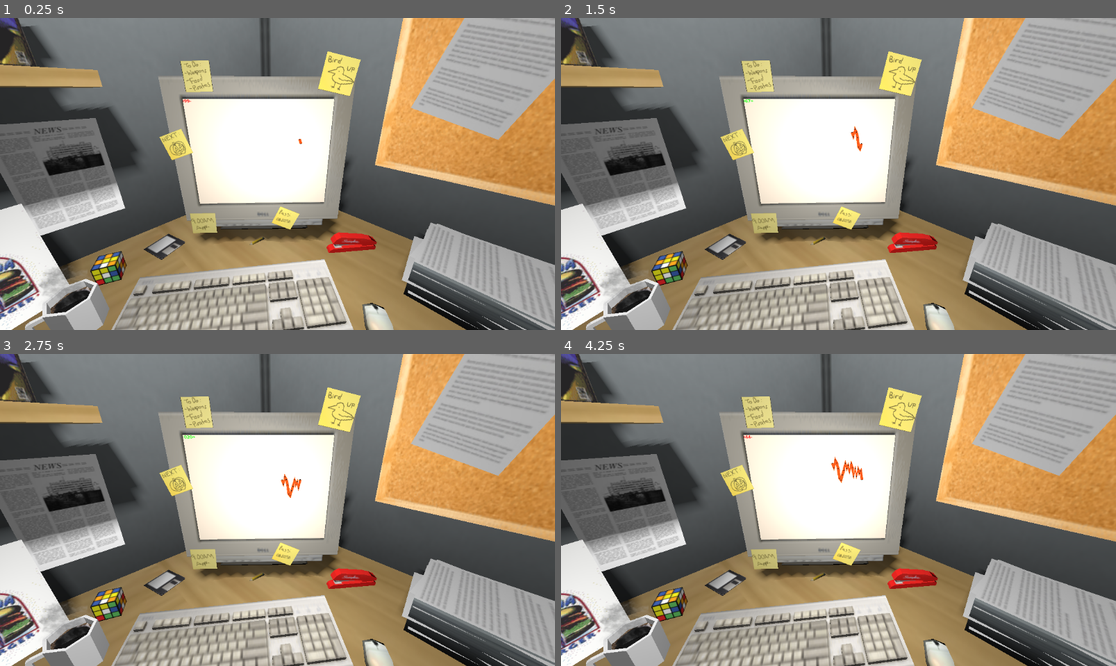
Above: before the commit, frames 1-4 (two rows, left to right).
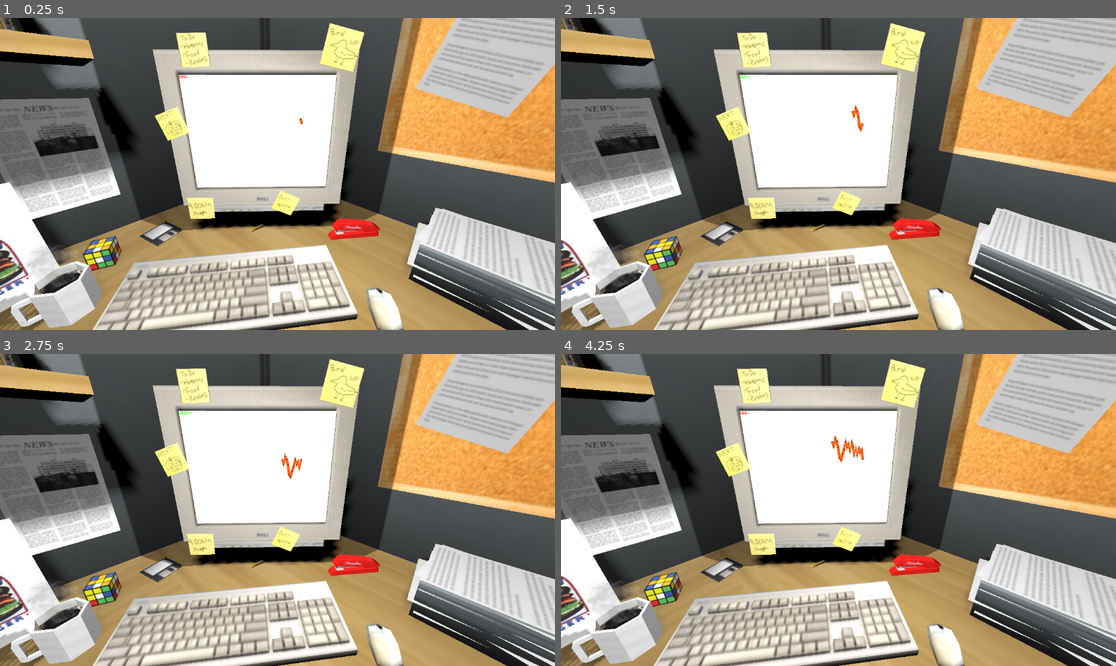
Above: after the commit, the same moments.

Repository: SamuelEdmondson/stock_bubble
Game: Godot game, scene res://scenes/main.tscn
The game is run twice, just before and just after one commit, with the same random seed, the same clock (stepped at 60 frames per second) and the same inputs.
Inputs:
- Up to frame 1 (0.25 s): no input
- Up to frame 2 (1.5 s): tap Enter at 0.5 s
- Up to frame 3 (2.75 s): no input
- Up to frame 4 (4.25 s): no input

The runs differ from the first frame. In frame 1, 74% of the frame differs, in the area x 0-100%, y 0-100%; in frame 2, 75%; in frame 3, 75%; in frame 4, 75%.

Commit message:
fine tune lighting to be a little better

Diff:
--- a/scenes/ceiling_light.tscn
+++ b/scenes/ceiling_light.tscn
@@ -10,7 +10,6 @@
 
 [node name="SpotLight3D" type="SpotLight3D" parent="Sketchfab_model/CeilingLight01_high_fbx/RootNode/CeilingLight" index="4"]
 transform = Transform3D(1, 1.81613e-08, -1.72938e-07, -1.81613e-08, -0.978184, -0.207741, -1.72938e-07, 0.207741, -0.978184, 2.01001e-08, -3.74585e-08, 0.229918)
-visible = false
 light_energy = 0.05
 shadow_enabled = true
 
--- a/scenes/cubicle.tscn
+++ b/scenes/cubicle.tscn
@@ -26,6 +26,8 @@
 light_energy = 0.105
 light_indirect_energy = 4.68
 light_volumetric_fog_energy = 0.0
+light_size = 1.0
+shadow_enabled = true
 
 [node name="SubViewport" type="SubViewport" parent="." index="1"]
 
--- a/scenes/player.tscn
+++ b/scenes/player.tscn
@@ -3,4 +3,4 @@
 [node name="Player" type="Node3D"]
 
 [node name="Camera3D" type="Camera3D" parent="."]
-transform = Transform3D(1, 0, 0, 0, 0.925607, 0.378487, 0, -0.378487, 0.925607, 0, 0, 0)
+transform = Transform3D(1, 0, 0, 0, 0.925607, 0.378487, 0, -0.378487, 0.925607, 0, -0.0541716, 0)
